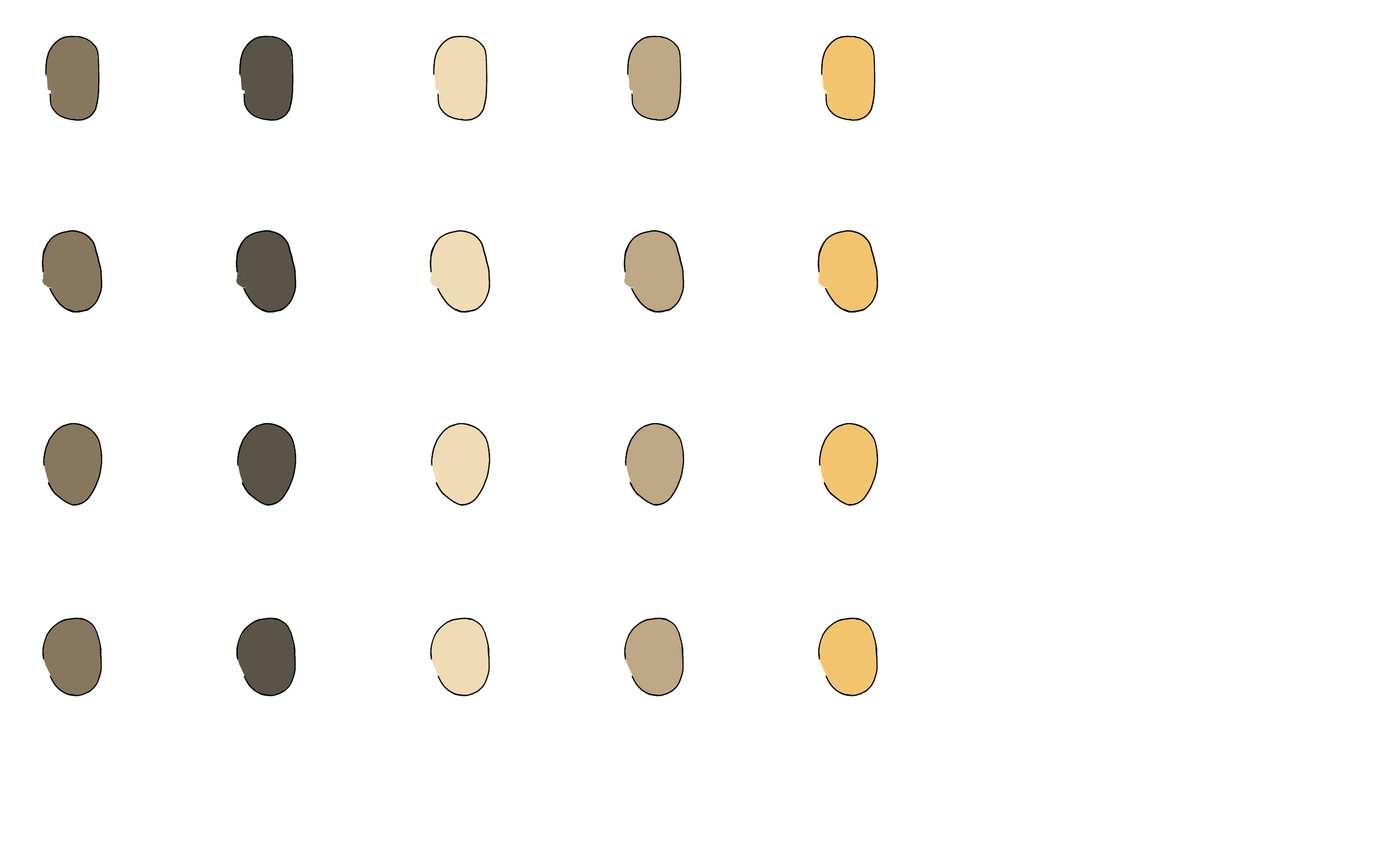
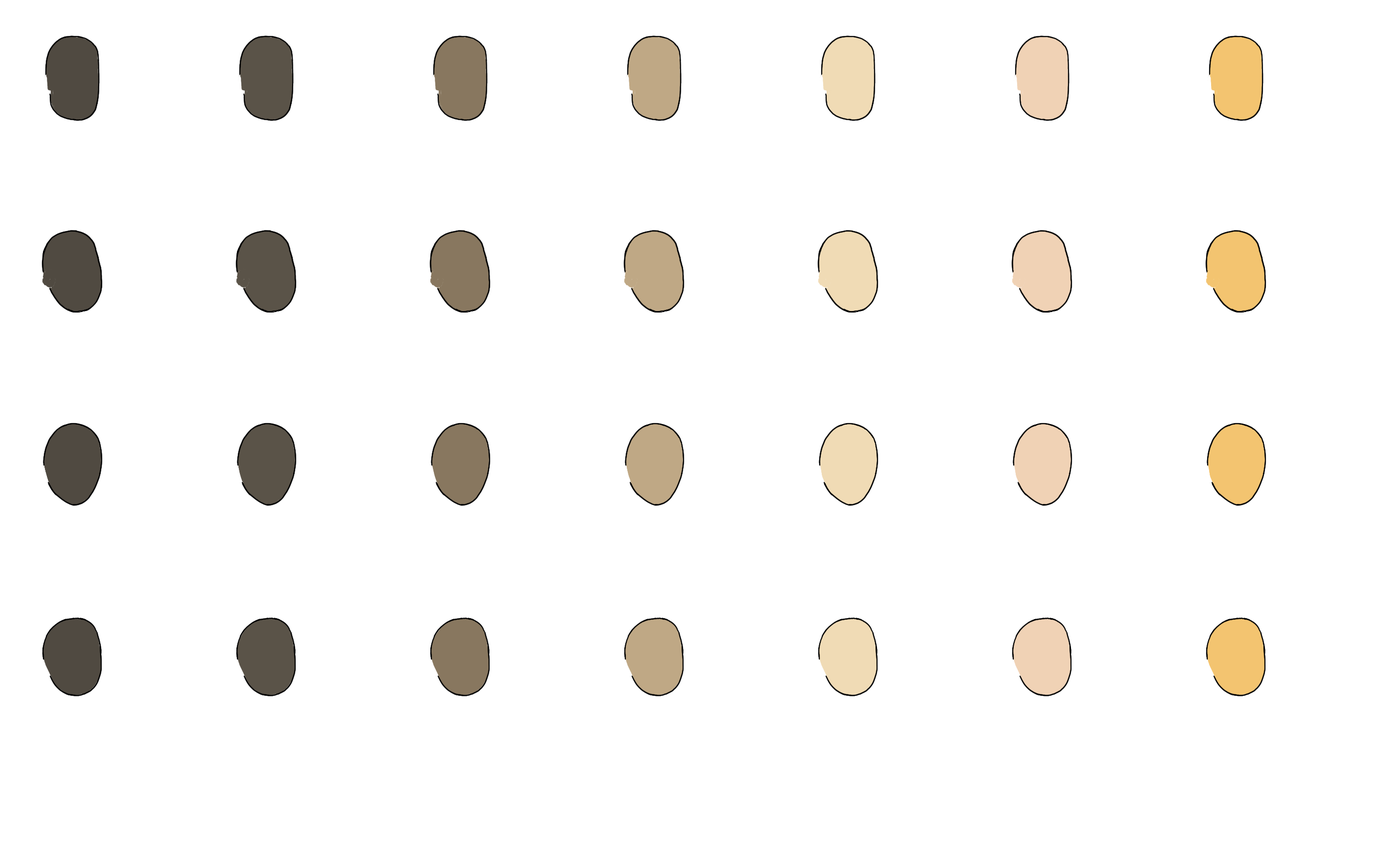
Revision of a layered 1373px x 868px image; what changed, layer by layer:
showed "Layer 85" (1st of 7, in "04_07"), moved it into group "04_07", painted on it over [43, 617, 1266, 696]
added group "04_06" with 2 layers above "04_05" over [1011, 616, 1073, 697]
added layer "Layer 84" (2nd of 7, in "04_06") in group "04_06" over [1011, 616, 1073, 697]
showed "Layer 85" (2nd of 7, in "04_06"), moved it into group "04_06", painted on it over [43, 617, 1072, 696]
added group "03_07" with 2 layers above "03_06" over [1205, 422, 1267, 506]
showed "Layer 37" (1st of 14, in "03_07"), moved it into group "03_07", painted on it over [43, 422, 1267, 506]
showed "Layer 37" (2nd of 14, in "03_07"), moved it into group "03_07", painted on it over [43, 422, 1266, 506]
added group "03_06" with 2 layers above "03_05" over [1011, 422, 1073, 506]
showed "Layer 37" (3rd of 14, in "03_06"), moved it into group "03_06", painted on it over [43, 422, 1073, 506]
showed "Layer 37" (4th of 14, in "03_06"), moved it into group "03_06", painted on it over [43, 422, 1073, 506]
added group "02_07" with 2 layers above "02_06" over [1205, 229, 1267, 314]
added layer "Layer 8" (1st of 7, in "02_07") in group "02_07" over [1205, 229, 1267, 314]
added layer "Layer 9" (1st of 7, in "02_07") in group "02_07" over [1205, 229, 1266, 312]
added group "02_06" with 2 layers above "02_05" over [1011, 229, 1073, 314]
added layer "Layer 8" (2nd of 7, in "02_06") in group "02_06" over [1011, 229, 1073, 314]
added layer "Layer 9" (2nd of 7, in "02_06") in group "02_06" over [1011, 229, 1073, 312]
added group "01_07" with 2 layers above "01_06" over [1207, 35, 1264, 122]
added layer "Layer 43" (1st of 7, in "01_07") in group "01_07" over [1207, 35, 1264, 122]
added group "01_06" with 2 layers above "01_05" over [1013, 35, 1070, 122]
added layer "Layer 43" (2nd of 7, in "01_06") in group "01_06" over [1013, 35, 1070, 122]
…and 4 more changes (4 added)
